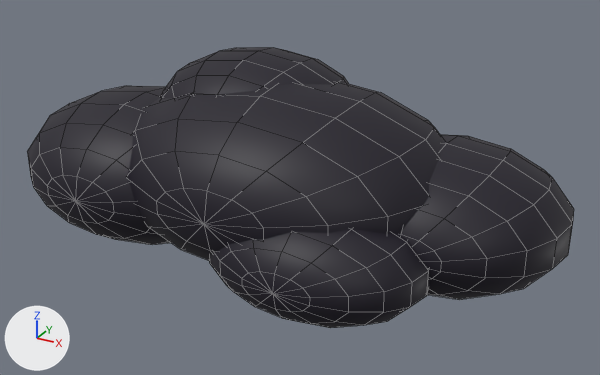
What one commit did to the FBX model pet-race-league/models/fbx/Cloud.fbx.
The view is the same before and after, from a camera (50 mm lens) standing at (24.7, -42.9, 26.5) and looking at (1.3, -0.2, 5.1). Every picture has the same lights, and +X, +Y and +Z are marked at lower left. The first picture is the older version. Mesh edges are drawn as thin lines.

Names of what the first picture shows: 'Cloud'.
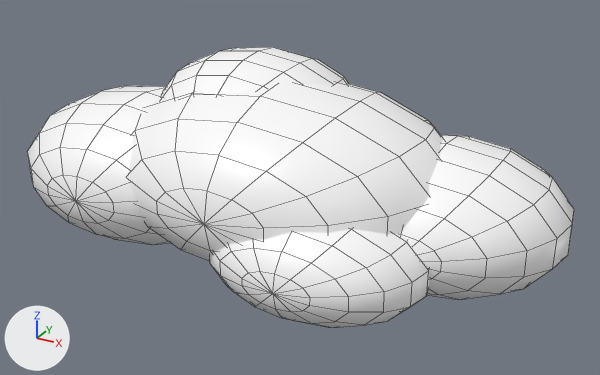
The change, as a diff of the scene's bpy script:
```diff
--- a/pet-race-league/models/fbx/Cloud.fbx.py
+++ b/pet-race-league/models/fbx/Cloud.fbx.py
@@ mat_palette @@
 mat_palette.texture = img_palette_png
-mat_palette.roughness = 0.55
+mat_palette.roughness = 0.42
@@ me_cloud @@
 me_cloud.from_pydata(...)  # 640 vertices, 700 faces; spans x -18.8..17.8, y -10.0..9.0, z 0.0..13.0
 # used by ob_cloud; location = (0.0, 0.0, 0.0)
+# me_cloud part 1: 700 kept faces spanning x -18.8..17.8, y -10.0..9.0, z 0.0..13.0 get new texture (UV) coordinates
 me_cloud.materials.append(mat_palette)
```

Boxes (x1, y1, x2, y2) around the edits, measured in the pictures (600 x 375 px):
'Cloud', surface changed (black to white): (27, 47, 574, 328) in both
